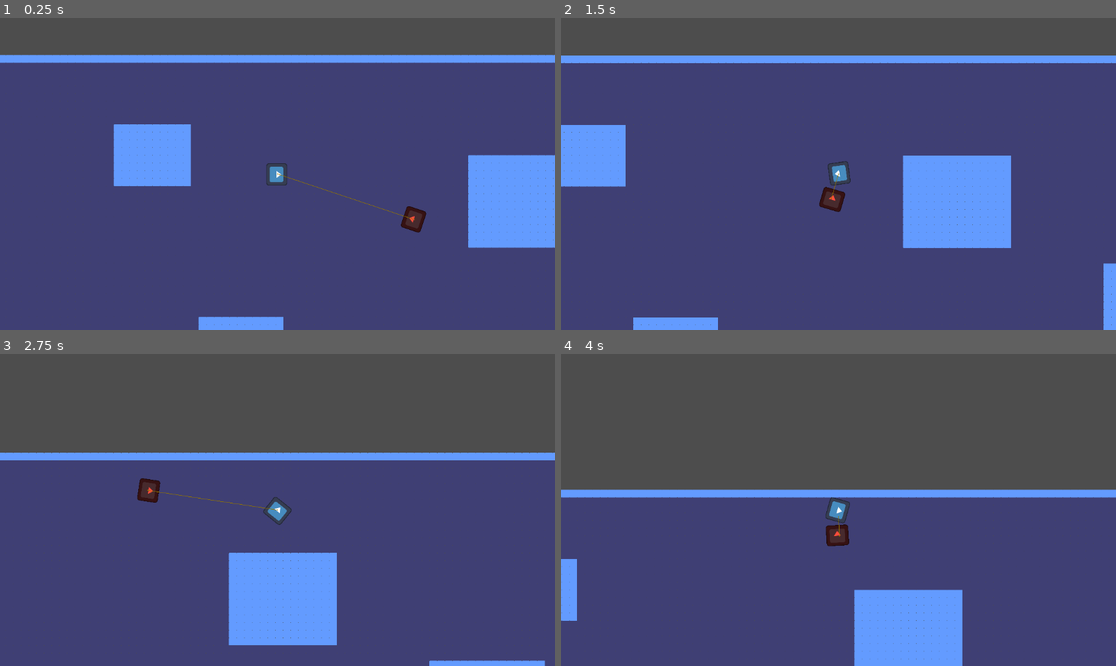
Above: before the commit, frames 1-4 (two rows, left to right).
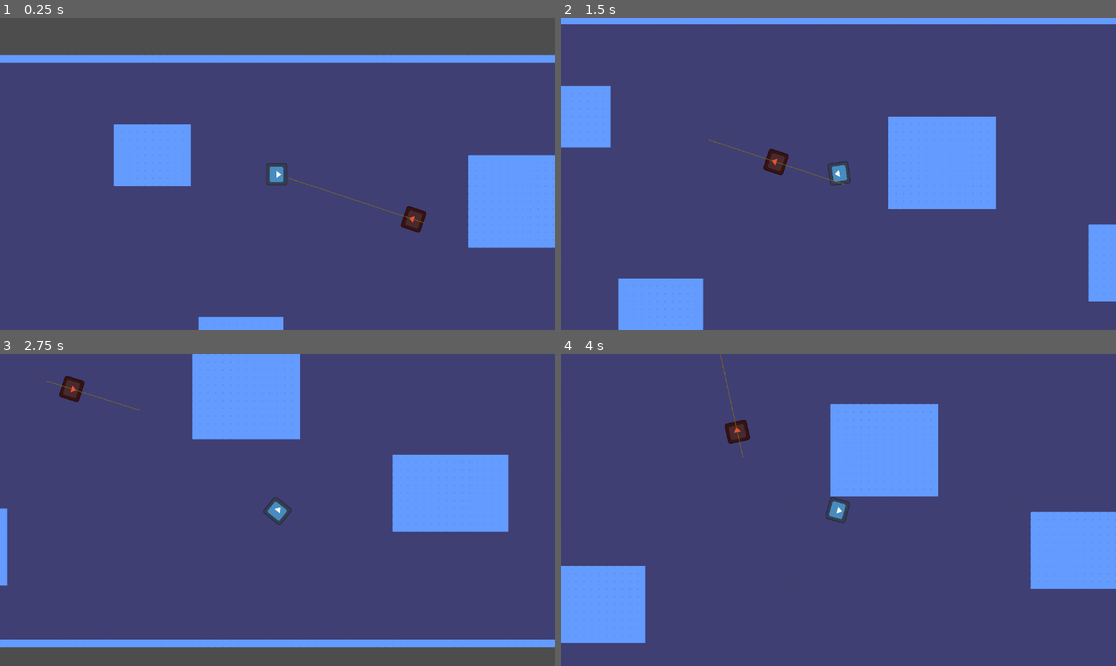
Above: after the commit, the same moments.

Repository: Gorgun-North/project-x
Game: Godot game, scene res://scenes/level_scenes/root.tscn
The game is run twice, just before and just after one commit, with the same random seed, the same clock (stepped at 60 frames per second) and the same inputs. The engine's default icon, where the game draws it, is replaced by a stand-in: a white triangle on a blue panel in a dark square.
Inputs (mouse positions are in pixels of both pictures, inside the frame that each line leads up to):
- Up to frame 1 (0.25 s): no input
- Up to frame 2 (1.5 s): move the mouse to (960, 158) at 0.52 s; hold D (WASD_RIGHT) 0.53-1.28 s; move the mouse to (727, 189) at 1.27 s; hold S (WASD_DOWN) from 1.28 s (still down)
- Up to frame 3 (2.75 s): move the mouse to (333, 441) at 2.02 s; release S (WASD_DOWN) at 2.03 s; hold D (WASD_RIGHT) from 2.03 s (still down)
- Up to frame 4 (4 s): move the mouse to (810, 572) at 2.77 s; release D (WASD_RIGHT) at 2.78 s; hold W (WASD_UP) 2.78-3.53 s; move the mouse to (1005, 556) at 3.52 s; hold A (WASD_LEFT) from 3.53 s (still down)

The runs differ from the first frame. In frame 1, less than 0.1% of the frame differs, in the area x 49-77%, y 49-66%; in frame 2, 27%; in frame 3, 53%; in frame 4, 58%, in the area x 0-100%, y 0-100%.

Commit message:
Made an AI that walks around the level

Diff:
--- a/scenes/object_scenes/enemy.tscn
+++ b/scenes/object_scenes/enemy.tscn
@@ -31,10 +31,12 @@
 [node name="Idle" type="Node" parent="state_machine_controller"]
 script = ExtResource("3_4wdx0")
 
-[node name="Move" type="Node" parent="state_machine_controller" node_paths=PackedStringArray("nav")]
+[node name="Move" type="Node" parent="state_machine_controller" node_paths=PackedStringArray("nav", "move_dest_ray")]
 script = ExtResource("4_vssxo")
 speed = 200.0
 nav = NodePath("../../NavigationAgent2D")
+move_dest_ray = NodePath("../../move_destination_raycast")
+target_reached_distance = 150.0
 
 [node name="NavigationAgent2D" type="NavigationAgent2D" parent="."]
 radius = 80.0
@@ -42,4 +44,8 @@
 debug_use_custom = true
 debug_path_custom_color = Color(0.577629, 0.459409, 0, 1)
 
+[node name="move_destination_raycast" type="RayCast2D" parent="."]
+top_level = true
+hit_from_inside = true
+
 [connection signal="velocity_computed" from="NavigationAgent2D" to="state_machine_controller/Move" method="_on_navigation_agent_2d_velocity_computed"]
--- a/scripts/enemy_scripts/enemy_move.gd
+++ b/scripts/enemy_scripts/enemy_move.gd
@@ -4,17 +4,46 @@
 @export var speed: float
 
 @export var nav: NavigationAgent2D
+@export var move_dest_ray: RayCast2D
 
-var target: CharacterBody2D
+var target: Vector2 = Vector2.ZERO
+
+#Current bug, the new position is equal to the last pos reached and the game breaks
+
+#Variable for when the target finds the distance to the nav target acceptable
+@export var target_reached_distance: float
+
+var min_random_target_distance: float = -1000
+var max_random_target_distance: float = 1000
+
+signal set_new_nav_destination
 
 func Entered():
-	target = get_tree().get_first_node_in_group("Player")
-	if target == null:
-		push_error("Could not find Player in 'Player' group!")
+	rng.randomize()
+	set_new_nav_destination.connect(on_new_nav_destination)
+	set_new_nav_destination.emit()
+
+
+
+var rng = RandomNumberGenerator.new()
+
+#Function to initialize the destination coordinates
+func init_dest_coords(min_coords: float, max_coords: float) -> Vector2:
+	#rng.randomize()
+
+	var random_coords_x = rng.randf_range(min_coords, max_coords)
+	var random_coords_y = rng.randf_range(min_coords, max_coords)
+
+	return Vector2(random_coords_x, random_coords_y)
 
 func Physics_Update(_delta: float) -> void:
-	if target:
-		nav.target_position = target.global_transform.origin
+	if target != Vector2.ZERO:
+
+		print(body.global_transform.origin.distance_to(target))
+		if body.global_transform.origin.distance_to(target) < target_reached_distance:
+
+			body.velocity = Vector2.ZERO
+			set_new_nav_destination.emit()
 
 		var current_agent_pos = body.global_transform.origin
 		var next_path_pos = nav.get_next_path_position()
@@ -23,10 +52,29 @@
 
 		if nav.avoidance_enabled:
 			nav.set_velocity(new_vel)
-		else:
+		elif !nav.avoidance_enabled:
 			_on_navigation_agent_2d_velocity_computed(new_vel)
-
-
 
 func _on_navigation_agent_2d_velocity_computed(safe_velocity: Vector2) -> void:
 	body.velocity = safe_velocity
+
+func on_new_nav_destination():
+	if move_dest_ray == null:
+		push_error("No raycast initialized, code wont work!")
+		return
+
+	move_dest_ray.global_position = body.global_position
+
+	var local_dir = init_dest_coords(min_random_target_distance, max_random_target_distance)
+	move_dest_ray.target_position = local_dir
+	move_dest_ray.force_raycast_update()
+
+
+	if move_dest_ray.is_colliding():
+		target = move_dest_ray.get_collision_point()
+		move_dest_ray.target_position = move_dest_ray.to_local(target)
+	else:
+		target = move_dest_ray.to_global(local_dir)
+
+
+	nav.target_position = target
--- a/scripts/player_scripts/player_mouse_look.gd
+++ b/scripts/player_scripts/player_mouse_look.gd
@@ -2,7 +2,7 @@
 
 @export var body: CharacterBody2D
 
-func _process(delta: float) -> void:
+func _process(_delta: float) -> void:
 	#Checks if the body is selected and if so, lets the characterbody2d look at the mouse
 	if body:
 		var mouse_pos = body.get_global_mouse_position()
--- a/scripts/state_scripts/state_controller.gd
+++ b/scripts/state_scripts/state_controller.gd
@@ -25,7 +25,6 @@
 		current_state.Physics_Update(delta)
 
 	characterbody.move_and_slide()
-	#print(states)
 
 func _process(delta: float) -> void:
 	if current_state:
